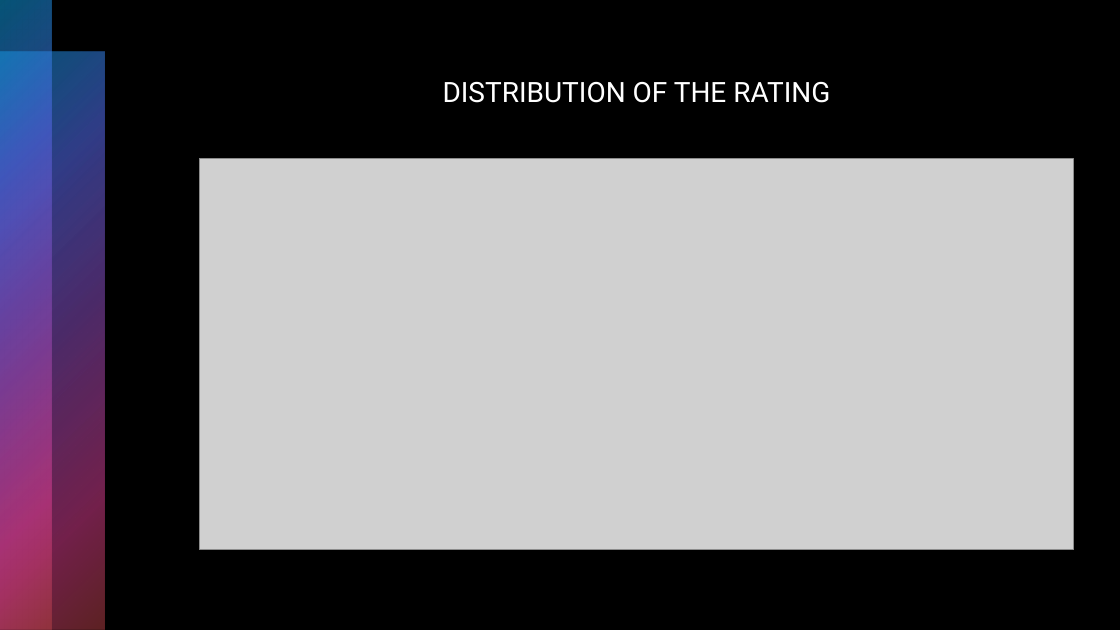
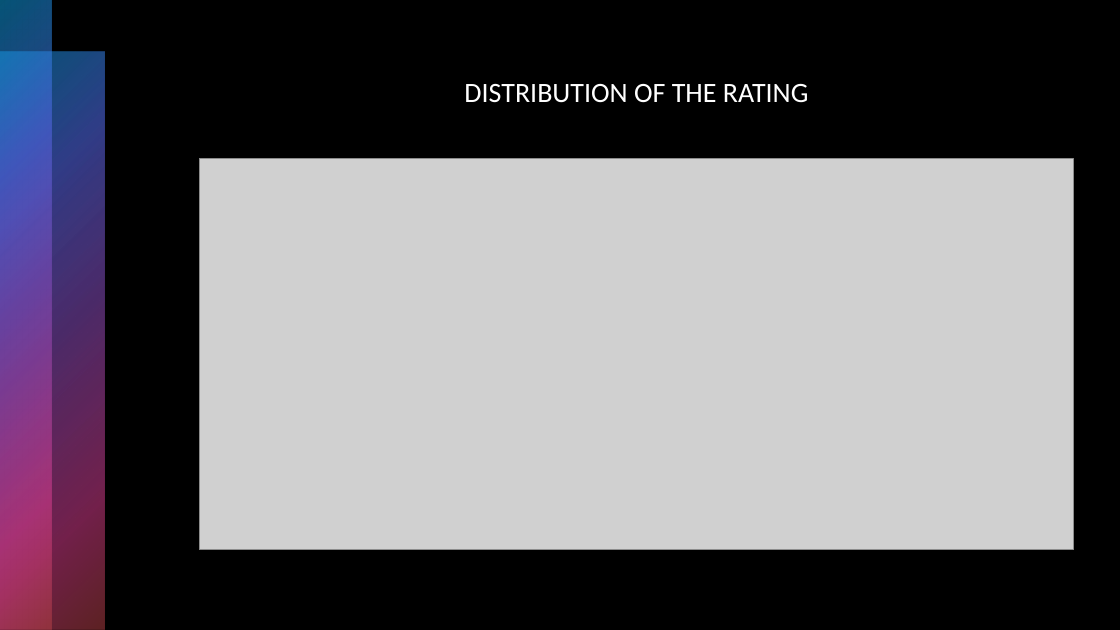
Before and after one commit to Shritej24c/drug_review_NLP, a slide deck: slide 9 of Plots/Drug Review presentation.pptx. Drawn at 1120x630 pixels with LibreOffice and Linux fonts; fonts in the diff are those of the drawing; grey boxes stand for pictures. Boxes give left, top, right and bottom in pixels: in the first picture for what was removed or moved away, otherwise in the second. Text is boxed around its words. In the diff, an @@ line names an element or a change of style, - is before the commit and + after.

```diff
--- a/Plots/Drug Review presentation.pptx
+++ b/Plots/Drug Review presentation.pptx
@@ text "DISTRIBUTION OF THE RATING" at [464,84,809,103]: font Roboto to Calibri @@
```
Also in this commit, not shown: 4 other slides changed, 3 other files.
